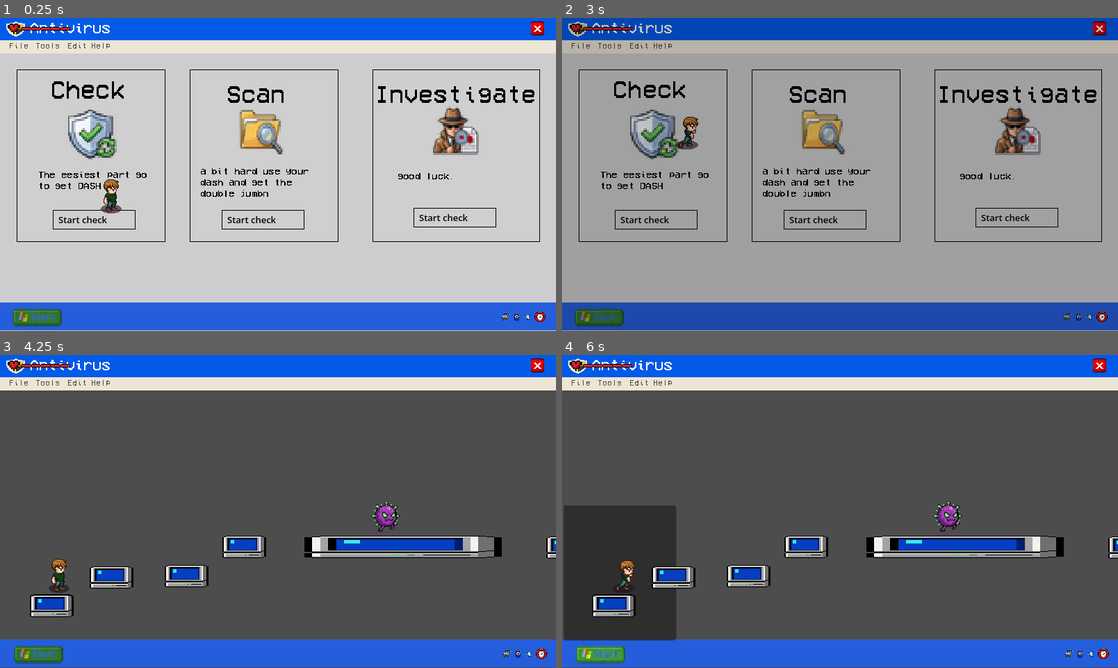
Above: before the commit, frames 1-4 (two rows, left to right).
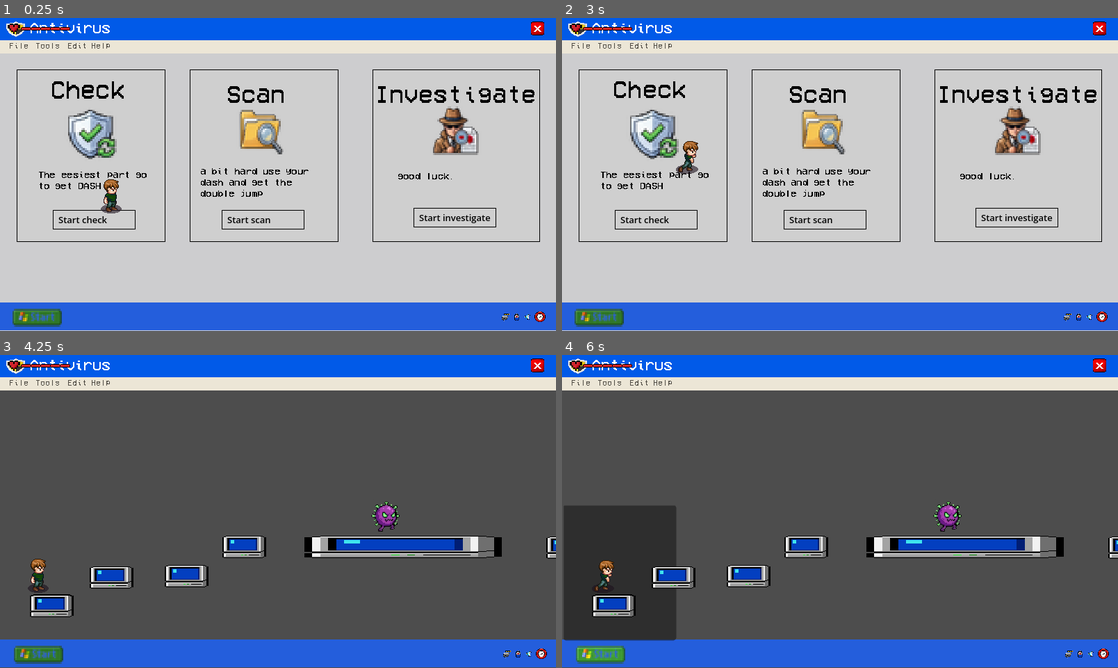
Above: after the commit, the same moments.

Repository: Amrr233/WhileTrue
Game: Godot game, scene res://scenes/levels/antivirus.tscn
Same seed, same stepped clock (60 frames per second), same inputs: the game is played once before the commit and once after it. This scene is started directly instead of the project's main scene. Sound files missing from this copy of the repository are replaced by a short silence.
Inputs (mouse positions are in pixels of both pictures, inside the frame that each line leads up to):
- Up to frame 1 (0.25 s): no input
- Up to frame 2 (3 s): click (1090, 318) at 0.5 s; click (1101, 318) at 1.25 s; click (600, 318) at 2 s; tap Enter (ui_accept) at 2.75 s; move the mouse to (962, 158) at 2.77 s; hold D (right) from 2.78 s (still down); hold J (attack) from 2.78 s (still down); click (962, 158) at 2.92 s
- Up to frame 3 (4.25 s): tap Space (jump) at 3.02, 3.32 s; tap Shift (dash) at 3.05 s; release D (right) at 3.5 s; release J (attack) at 3.5 s; drag from (166, 527) to (50, 570) at 3.52 s
- Up to frame 4 (6 s): click (1090, 655) at 4.25 s; click (1106, 655) at 5 s; click (600, 655) at 5.75 s

The runs differ from the first frame. In frame 1, 0.2% of the frame differs, in the area x 45-89%, y 55-66%; in frame 2, 97%, in the area x 0-100%, y 0-100%; in frame 3, 0.5%; in frame 4, 0.4%.

Commit message:
started check level

Diff:
--- a/scenes/cutscenes/quote_scene.tscn
+++ b/scenes/cutscenes/quote_scene.tscn
@@ -1,6 +1,7 @@
 [gd_scene format=3 uid="uid://du7xs0fosn64t"]
 
 [ext_resource type="Script" uid="uid://dl0u6feo3c3rh" path="res://scripts/core/quote_scene.gd" id="1_s72m0"]
+[ext_resource type="FontFile" uid="uid://brwcfwr6yyg2i" path="res://assets/fonts/pixel_art_font.ttf" id="2_wclpv"]
 
 [sub_resource type="Animation" id="Animation_wclpv"]
 length = 0.001
@@ -57,6 +58,7 @@
 offset_right = -8.466675
 grow_horizontal = 2
 grow_vertical = 2
+theme_override_fonts/font = ExtResource("2_wclpv")
 theme_override_font_sizes/font_size = 40
 text = "To break a loop, you must first realize you are trapped inside one
 ~ConcernedApes"
--- a/scenes/levels/antivirus.tscn
+++ b/scenes/levels/antivirus.tscn
@@ -163,7 +163,7 @@
 theme_override_colors/font_color = Color(0, 0, 0, 1)
 theme_override_fonts/font = ExtResource("2_7lyvm")
 theme_override_font_sizes/font_size = 14
-text = "a bit hard use your dash and get the double jumbn"
+text = "a bit hard use your dash and get the double jump"
 autowrap_mode = 2
 
 [node name="Panel3" type="Panel" parent="HubArea/Options" unique_id=960344211]
@@ -304,7 +304,7 @@
 offset_bottom = 188.0
 theme_override_colors/font_color = Color(0, 0, 0, 1)
 theme_override_font_sizes/font_size = 13
-text = "Start check"
+text = "Start scan"
 
 [node name="Platfrom3" type="StaticBody2D" parent="HubArea" unique_id=233120363]
 position = Vector2(526, 110)
@@ -329,7 +329,7 @@
 offset_bottom = 188.0
 theme_override_colors/font_color = Color(0, 0, 0, 1)
 theme_override_font_sizes/font_size = 13
-text = "Start check"
+text = "Start investigate"
 
 [node name="FinalArena" type="Node2D" parent="." unique_id=496427461]
 
@@ -382,7 +382,7 @@
 layout_mode = 1
 anchors_preset = -1
 anchor_left = 0.030000005
-anchor_top = 0.06250001
+anchor_top = 0.0625
 anchor_right = 0.09375
 anchor_bottom = 0.0625
 offset_left = 19.0
--- a/scripts/player/player.gd
+++ b/scripts/player/player.gd
@@ -8,7 +8,7 @@
 
 @export_category("Movement")
 @export var speed: float = 180.0
-@export var jump_velocity: float = -500.0
+@export var jump_velocity: float = -350.0
 @export var acceleration: float = 900.0
 @export var air_control: float = 0.8
 @export var coyote_time: float = 0.10
@@ -301,6 +301,16 @@
 	velocity.y = knockback_y
 	health_changed.emit(health, max_health)
 
+	# --- الجديد: وميض اللاعب باللون الأحمر عند الإصابة ---
+	if visual:
+		# نلون اللاعب بالأحمر الشفاف
+		visual.modulate = Color(1.0, 0.2, 0.2, 0.8)
+
+		# نستخدم Tween لإرجاع لونه للأبيض الطبيعي بسلاسة
+		var tween = create_tween()
+		tween.tween_property(visual, "modulate", Color.WHITE, 0.2)
+	# ----------------------------------------------------
+
 	if health <= 0:
 		respawn()
 
@@ -310,6 +320,7 @@
 	health = max_health
 	_invulnerability_timer = 1.0
 	health_changed.emit(health, max_health)
+	get_tree().reload_current_scene()
 
 func set_checkpoint(new_position: Vector2) -> void:
 	respawn_position = new_position
